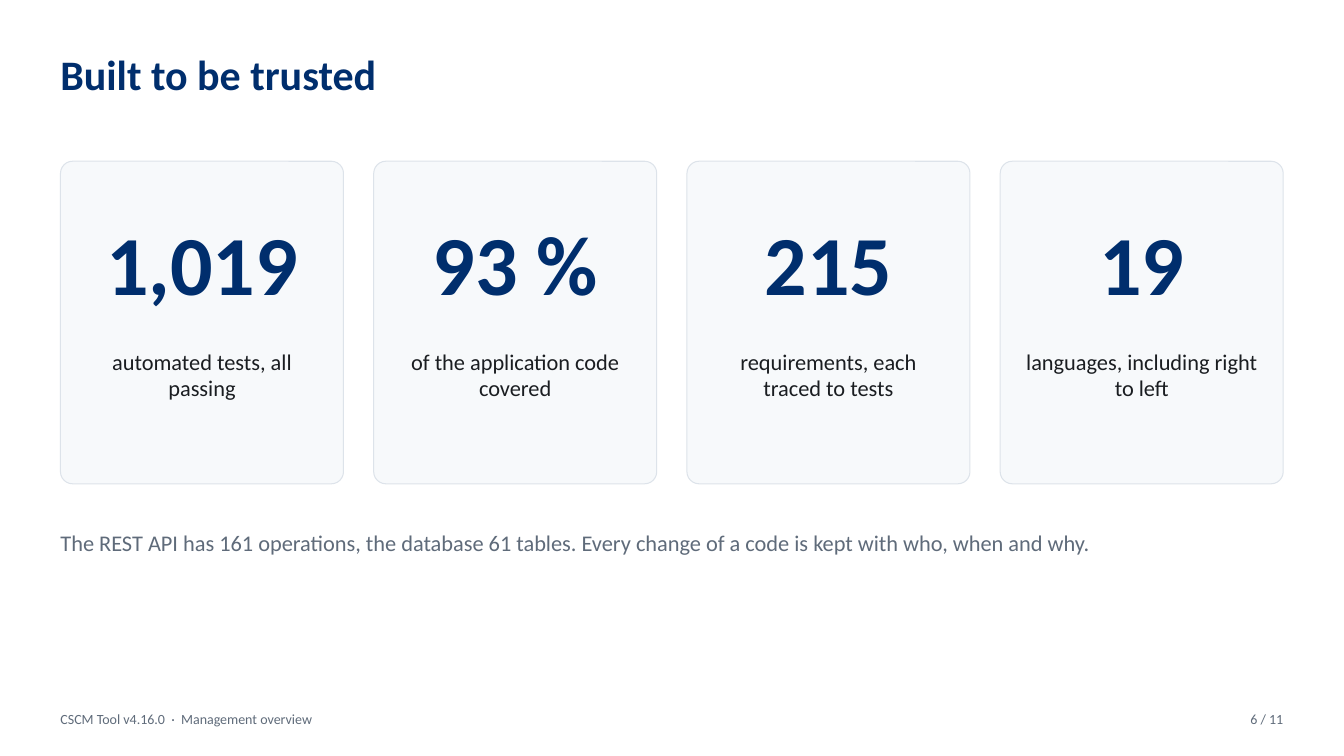
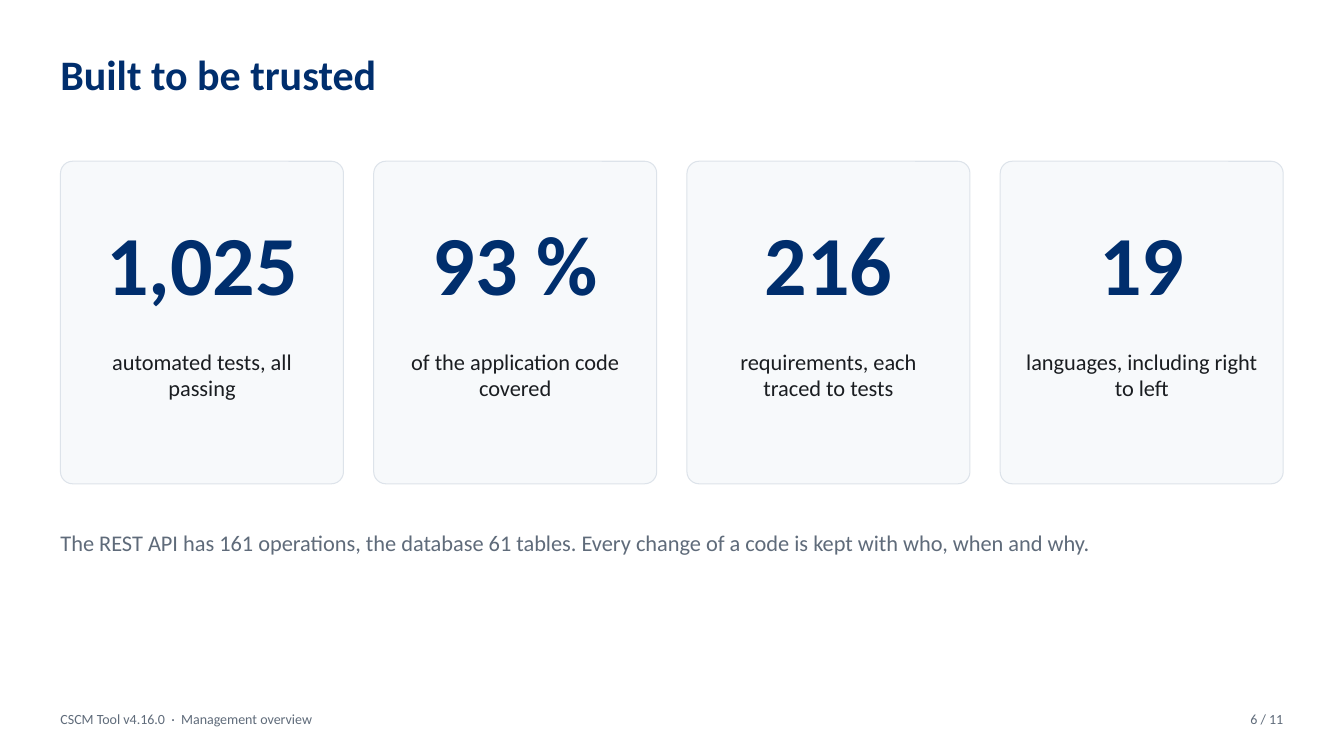
Before and after one commit to mc502x/CSCM_mc, a slide deck: slide 6 of releases/v4.16.0/CSCM-Tool_v4.16.0_Design-Showcase-Management.pptx. Drawn at 1344x756 pixels with LibreOffice and Linux fonts; fonts in the diff are those of the drawing. Boxes give left, top, right and bottom in pixels: in the first picture for what was removed or moved away, otherwise in the second. Text is boxed around its words. In the diff, an @@ line names an element or a change of style, - is before the commit and + after.

```diff
--- a/releases/v4.16.0/CSCM-Tool_v4.16.0_Design-Showcase-Management.pptx
+++ b/releases/v4.16.0/CSCM-Tool_v4.16.0_Design-Showcase-Management.pptx
@@ text at bbox=[765, 237, 893, 296]: text changed @@
-215
+216
@@ text at bbox=[106, 240, 298, 306]: text changed @@
-1,019
+1,025
```
Also in this commit, not shown: 1 other slide changed, 9 other files.
